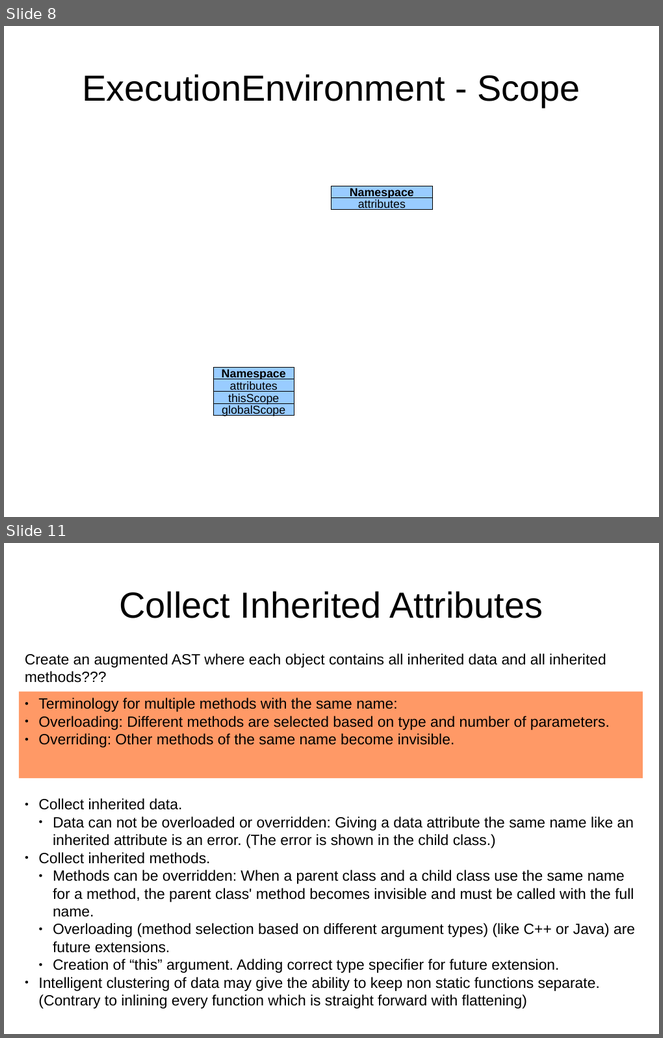
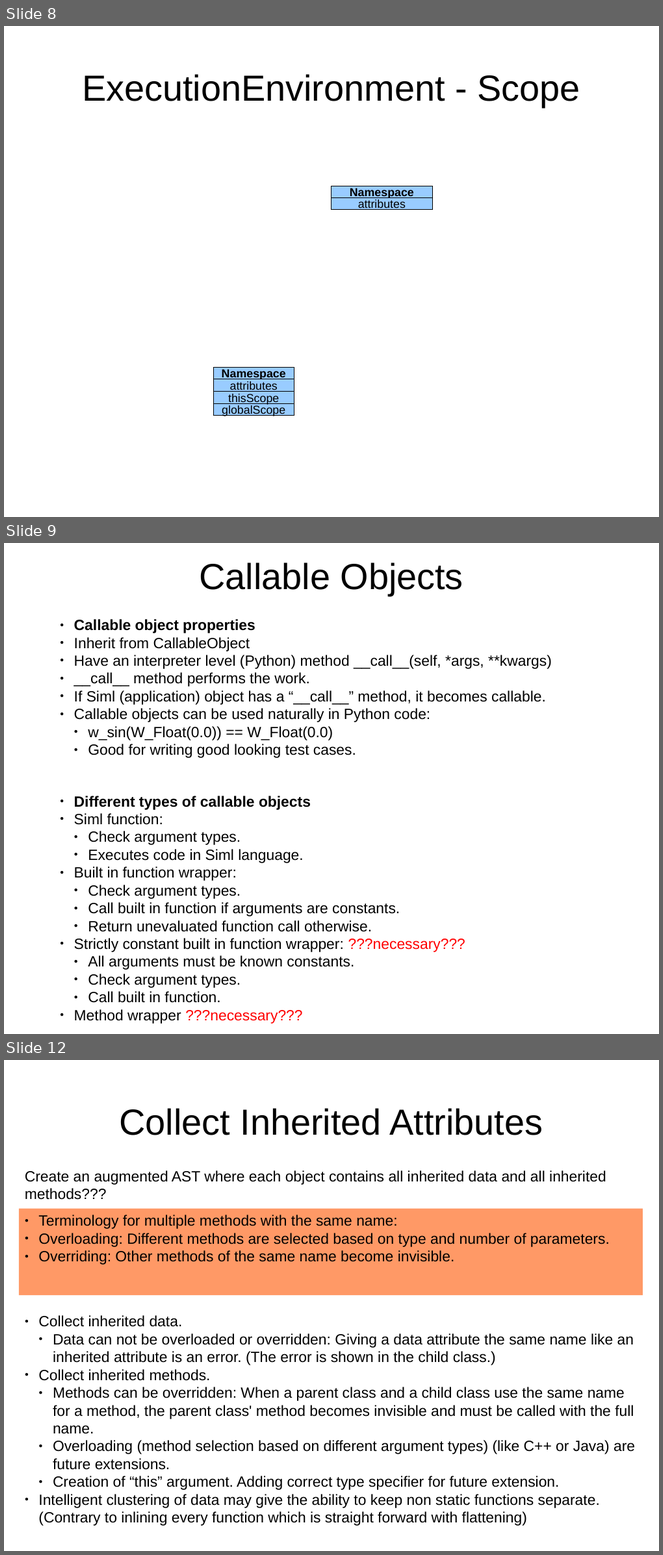
Before and after one commit to eike-welk/freeode, a slide deck: freeode_py/SIML Compiler Outline.odp. Shown one above the other, each under a label of ours: slides 8 and 11 before the commit, slides 8, 9 and 12 after it; the slides between them are not shown. The pictures are 663x1038 and 663x1555 pixels, drawn with LibreOffice and Linux fonts; fonts in the diff are those of the drawing. Boxes give left, top, right and bottom in pixels: in the first picture for what was removed or moved away, otherwise in the second. Text is boxed around its words. In the diff, an @@ line names an element or a change of style, - is before the commit and + after.

Commit message:
started implementation of function argument handling.

```diff
--- a/freeode_py/SIML Compiler Outline.odp
+++ b/freeode_py/SIML Compiler Outline.odp
@@ slide 9 added at (4, 543, 659, 1034), background #FFFFFF @@
@@ title added at (199, 563, 464, 596), 44 pt, text #000000 @@
+Callable Objects
@@ text added at (74, 619, 552, 758), 18 pt, text #000000 @@
+● Callable object properties
+● Inherit from CallableObject
+● Have an interpreter level (Python) method __call__(self, *args, **kwargs)
+● __call__ method performs the work.
+● If Siml (application) object has a “__call__” method, it becomes callable.
+● Callable objects can be used naturally in Python code:
+  ● w_sin(W_Float(0.0)) == W_Float(0.0)
+  ● Good for writing good looking test cases.
@@ text added at (74, 796, 466, 1024), 18 pt, text #000000 @@
+● Different types of callable objects
+● Siml function:
+  ● Check argument types.
+  ● Executes code in Siml language.
+● Built in function wrapper:
+  ● Check argument types.
+  ● Call built in function if arguments are constants.
+  ● Return unevaluated function call otherwise.
+● Strictly constant built in function wrapper: ???necessary???
+  ● All arguments must be known constants.
+  ● Check argument types.
+  ● Call built in function.
+● Method wrapper ???necessary???
@@ what was slide 11 is now slide 12 @@
```
Also in this commit, not shown: 5 slides changed, 3 other files.
